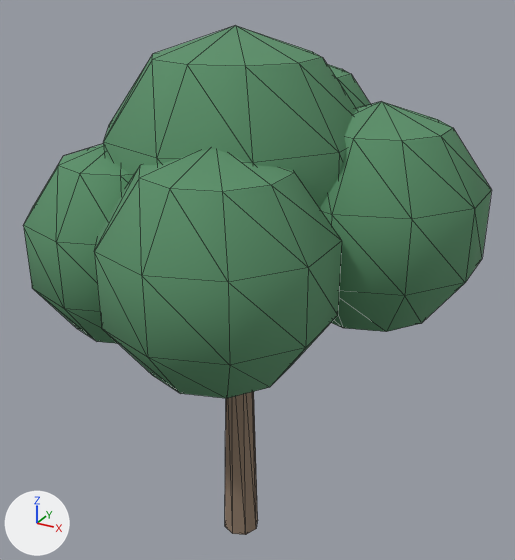
What one commit did to the glTF model modules/assets/internal/models/landscape/landscape.tree.lime_large.glb.
Both versions are drawn from a 50 mm lens placed at (9.22, -15.67, 16.6), pointed at (0.41, 0.35, 8.59). Lighting does not change. The marker at lower left points along +X, +Y and +Z. The first picture is the older version. Mesh edges are drawn as thin lines.

Script lines for the objects in view, before the commit:
```python
mat_bark = principled_material('bark')
mat_bark.base_color = (0.28, 0.2, 0.14)  # brown #907c69
mat_bark.roughness = 0.95
mat_foliage_dark = principled_material('foliage_dark')
mat_foliage_dark.base_color = (0.1, 0.28, 0.14)  # green #599069
mat_foliage_dark.roughness = 0.9
me_main__bark = bpy.data.meshes.new('main__bark')
me_main__bark.from_pydata(...)  # 76 vertices, 128 faces; spans x -2.5..3.51, y -2.85..3.18, z 0.0..11.81
me_main__bark.materials.append(mat_bark)  # brown #907c69
me_main__foliage_dark = bpy.data.meshes.new('main__foliage_dark')
me_main__foliage_dark.from_pydata(...)  # an icosphere of 80 faces spanning x 0.66..6.05, y -1.59..4.07, z 7.64..13.6; an icosphere of 80 faces spanning x -2.3..2.58, y 0.42..5.56, z 8.99..14.39; an icosphere of 80 faces spanning x -4.68..0.02, y -1.27..3.68, z 7.43..12.64; an icosphere of 80 faces spanning x -4.53..0.36, y -4.57..0.57, z 7.35..12.75; an icosphere of 80 faces spanning x -1.63..3.72, y -5.5..0.12, z 7.19..13.11; an icosphere of 80 faces spanning x -3.26..3.26, y -3.42..3.42, z 8.1..15.3
me_main__foliage_dark.materials.append(mat_foliage_dark)  # green #599069
ob_main__bark = bpy.data.objects.new('main__bark', me_main__bark)
ob_main__bark.location = (0.0, 0.0, 0.0)
ob_main__foliage_dark = bpy.data.objects.new('main__foliage_dark', me_main__foliage_dark)
ob_main__foliage_dark.location = (0.0, 0.0, 0.0)
```
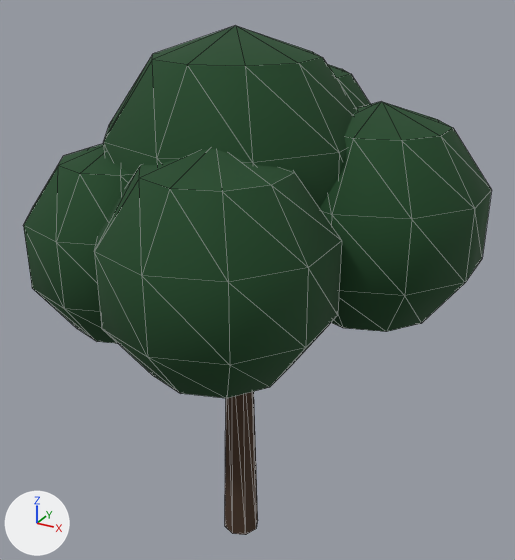
Pixel boxes (x1, y1, x2, y2) of what changed, in the pictures (515 x 560 px):
'main__foliage_dark', recoloured (green to dark green)
    both: (23, 26, 491, 398)
'main__bark', recoloured
    both: (225, 392, 258, 535)

The change, as a list of edits to the scene's bpy script:
```text
Change mat_bark:
    mat_bark.base_color: (0.28, 0.2, 0.14) -> (0.0637, 0.0331, 0.0174)  # brown #907c69 -> brown #473324
Change mat_foliage_dark:
    mat_foliage_dark.base_color: (0.1, 0.28, 0.14) -> (0.01, 0.0637, 0.0174)  # green #599069 -> dark green #194724
```
